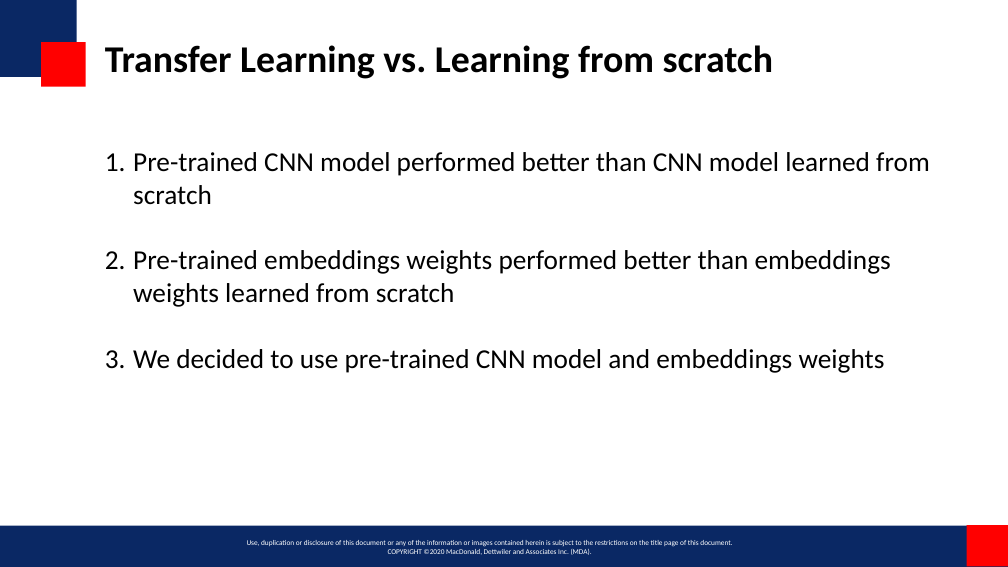
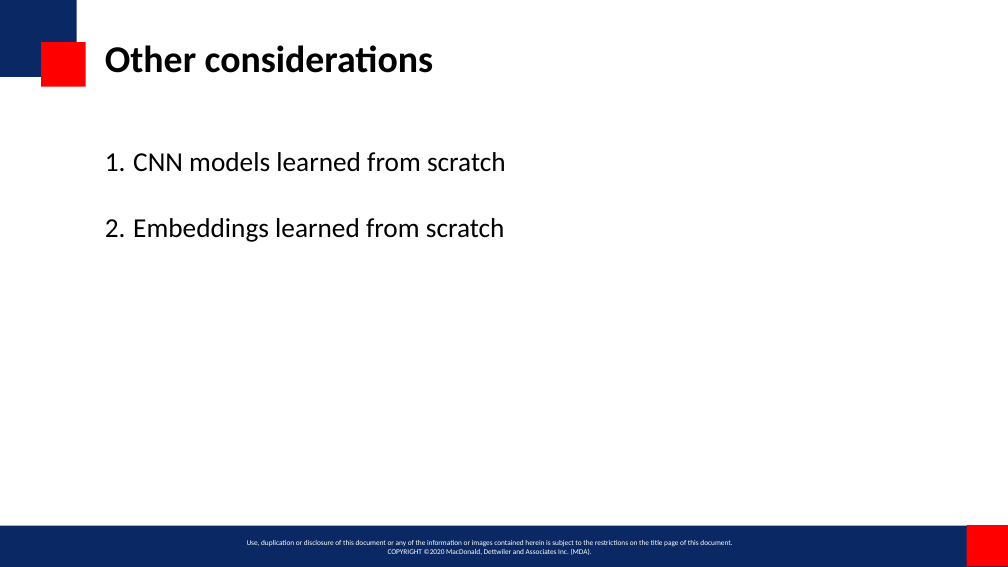
Before and after one commit to miketianchen/MDA_image_captioning, a slide deck: slide 14 of docs/final_presentation.pptx (slide 10 before the commit). Drawn at 1008x567 pixels with LibreOffice and Linux fonts; fonts in the diff are those of the drawing; background and template pictures are left out. Boxes give left, top, right and bottom in pixels: in the first picture for what was removed or moved away, otherwise in the second. Text is boxed around its words. In the diff, an @@ line names an element or a change of style, - is before the commit and + after.

```diff
--- a/docs/final_presentation.pptx
+++ b/docs/final_presentation.pptx
@@ title at <box>105,45,433,73</box>: text changed @@
-Transfer Learning vs. Learning from scratch
+Other considerations
@@ text at <box>133,152,506,242</box>: text changed @@
-1. Pre-trained CNN model performed better than CNN model learned from scratch
-2. Pre-trained embeddings weights performed better than embeddings weights learned from scratch
-3. We decided to use pre-trained CNN model and embeddings weights
+1. CNN models learned from scratch
+2. Embeddings learned from scratch
```
Also in this commit, not shown: 5 other slides changed, 1 other file.
